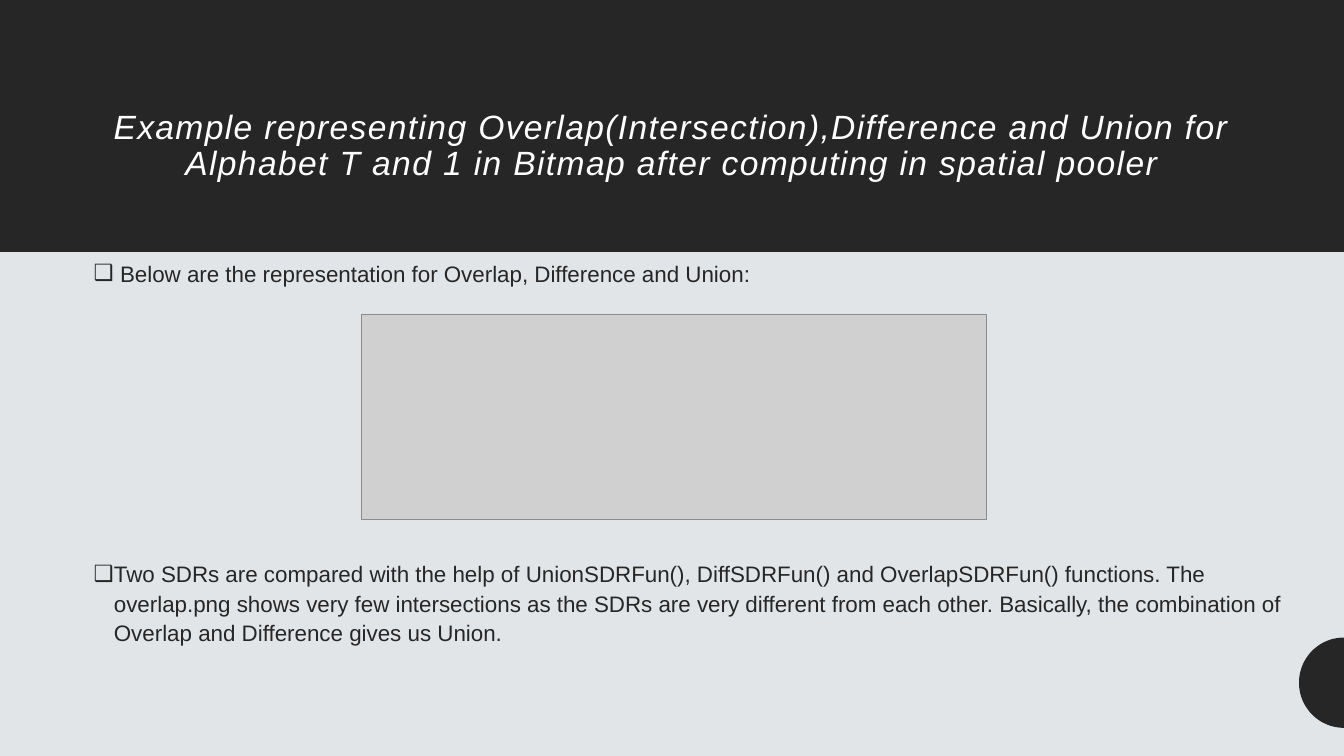
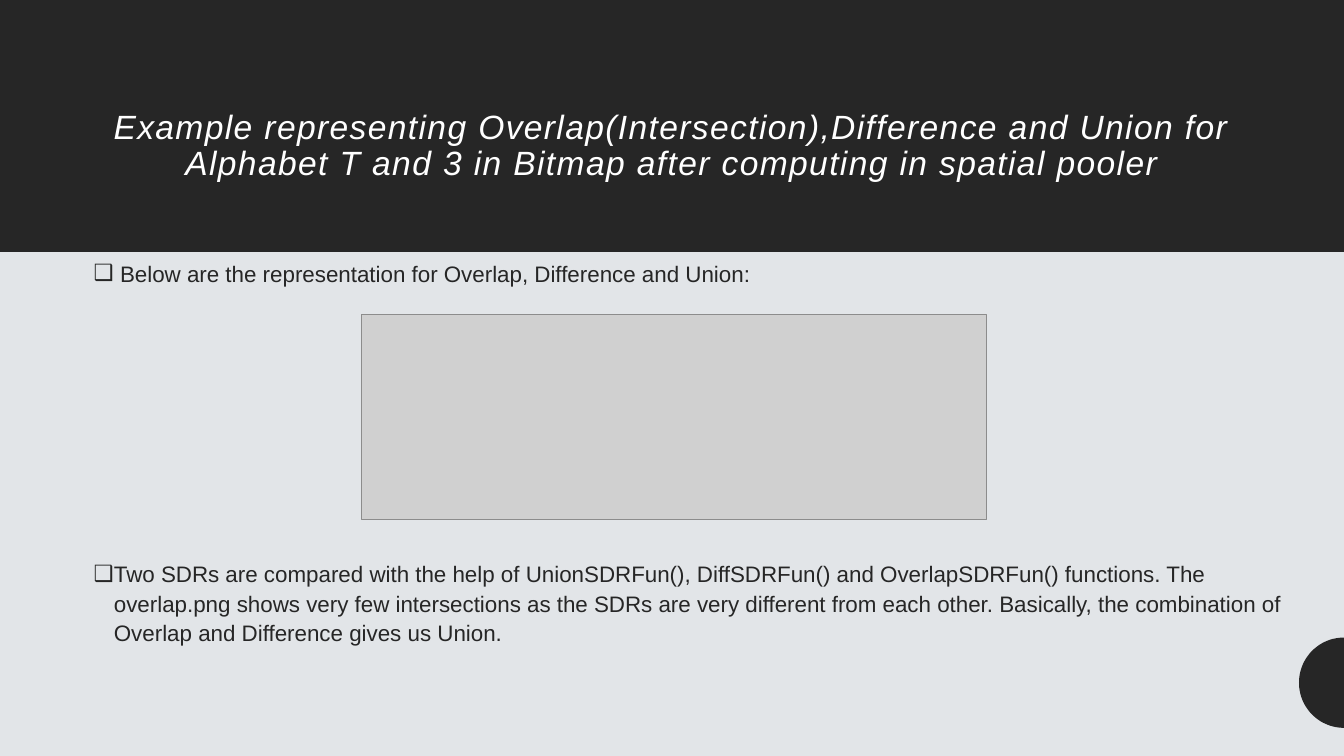
Before and after one commit to RahmanKM/neocortexapi, a slide deck: slide 19 of source/MySEProject/Documentation/ML_23-24-06_Improve_Samples_and_Documentation_for_SDR_representation_SDR-to-Bitmap-TeamKT.pptx. Drawn at 1344x756 pixels with LibreOffice and Linux fonts; fonts in the diff are those of the drawing; grey boxes stand for pictures. Boxes give left, top, right and bottom in pixels: in the first picture for what was removed or moved away, otherwise in the second. Text is boxed around its words. In the diff, an @@ line names an element or a change of style, - is before the commit and + after.

```diff
--- a/source/MySEProject/Documentation/ML_23-24-06_Improve_Samples_and_Documentation_for_SDR_representation_SDR-to-Bitmap-TeamKT.pptx
+++ b/source/MySEProject/Documentation/ML_23-24-06_Improve_Samples_and_Documentation_for_SDR_representation_SDR-to-Bitmap-TeamKT.pptx
@@ title at (x1=114, y1=114, x2=1227, y2=182): text changed @@
-Example representing Overlap(Intersection),Difference and Union for Alphabet T and 1 in Bitmap after computing in spatial pooler
+Example representing Overlap(Intersection),Difference and Union for Alphabet T and 3 in Bitmap after computing in spatial pooler
```
Also in this commit, not shown: 4 other slides changed, 1 other file.
